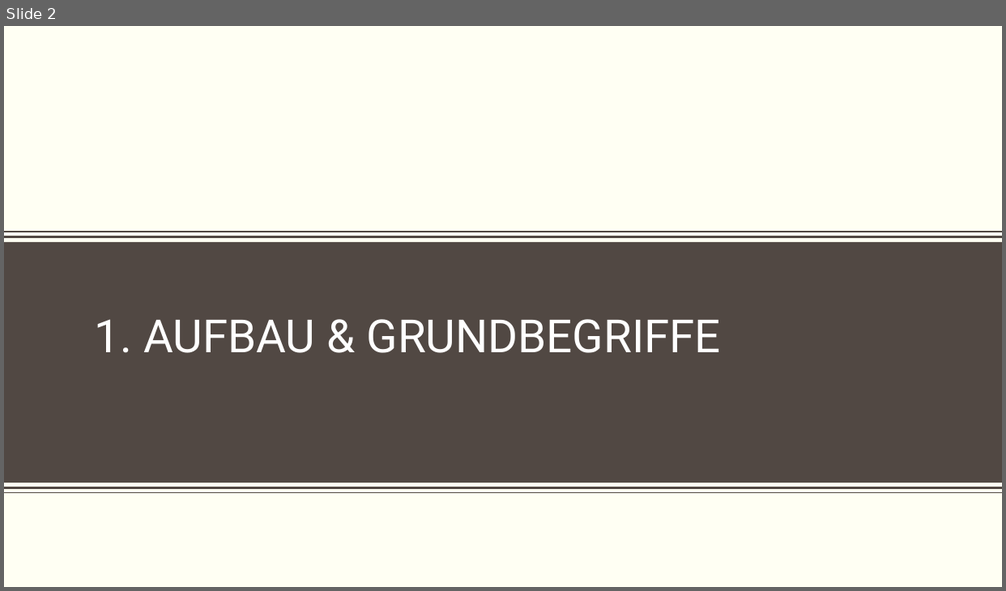
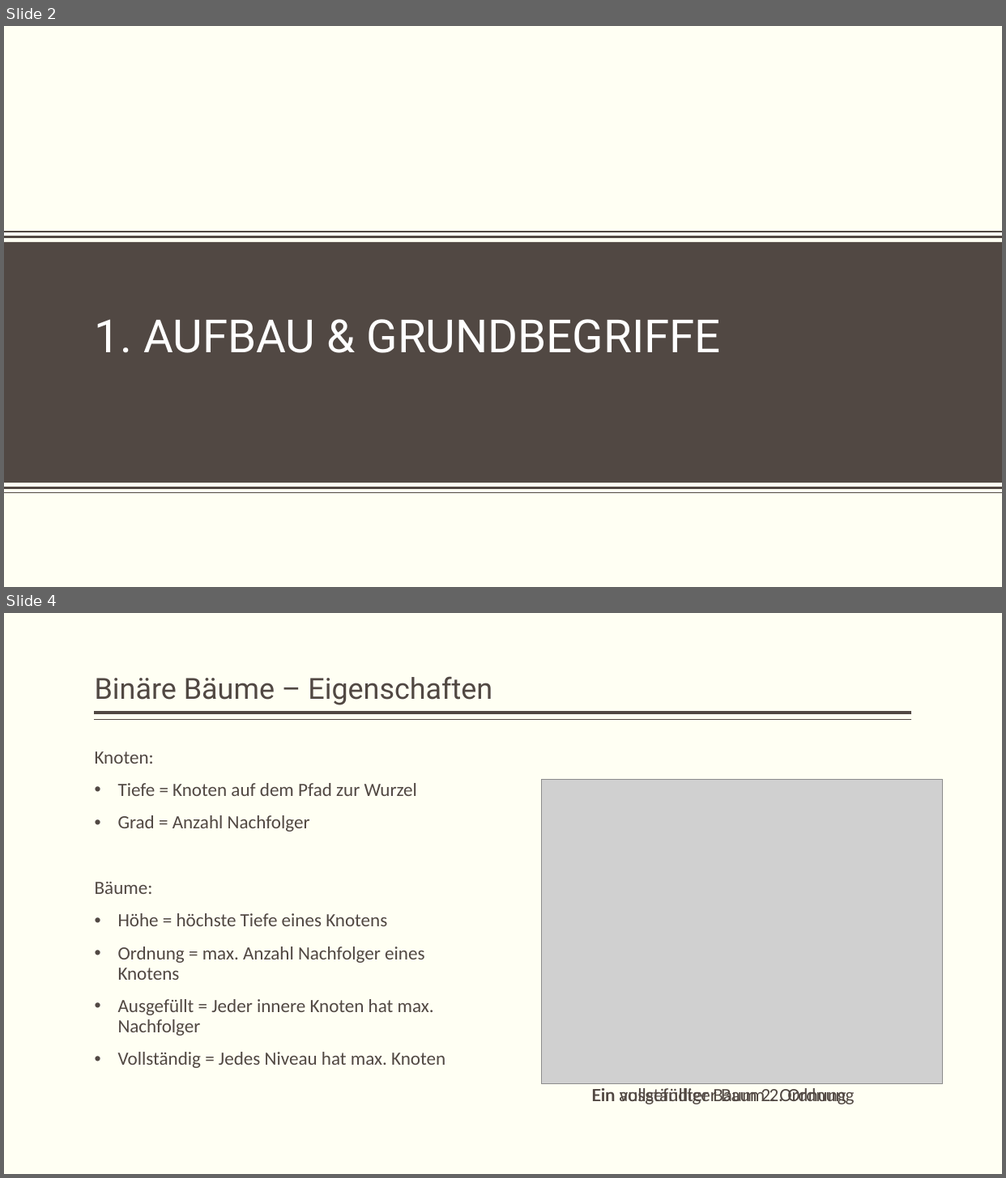
Before and after one commit to Bennet303/BinarySearchTree, a slide deck: Präsentation/BinäreSuchbäume.pptx. Shown one above the other, each under a label of ours: slide 2 before the commit, slides 2 and 4 after it; the slides between them are not shown. The pictures are 1006x591 and 1006x1178 pixels, drawn with LibreOffice and Linux fonts; fonts in the diff are those of the drawing; grey boxes stand for pictures; background and template pictures are left out. Boxes give left, top, right and bottom in pixels: in the first picture for what was removed or moved away, otherwise in the second. Text is boxed around its words. In the diff, an @@ line names an element or a change of style, - is before the commit and + after.

```diff
--- a/Präsentation/BinäreSuchbäume.pptx
+++ b/Präsentation/BinäreSuchbäume.pptx
@@ slide 4 added at (4,613,1002,1174), background #FFFFF3 @@
@@ title added at (95,676,492,705), 28 pt, text #514843 @@
+Binäre Bäume – Eigenschaften
@@ line added from (912, 713) to (95, 713), #514843 3 pt @@
@@ line added from (912, 720) to (95, 720), #514843 1 pt @@
@@ text added at (95,752,445,1068), 18 pt, text #514843 @@
+Knoten:
+• Tiefe = Knoten auf dem Pfad zur Wurzel
+• Grad = Anzahl Nachfolger
+Bäume:
+• Höhe = höchste Tiefe eines Knotens
+• Ordnung = max. Anzahl Nachfolger eines Knotens
+• Ausgefüllt = Jeder innere Knoten hat max. Nachfolger
+• Vollständig = Jedes Niveau hat max. Knoten
@@ picture added at (542,780,943,1084) @@
@@ picture added at (552,780,887,1082) @@
@@ text added at (591,1088,846,1105), 18 pt, text #514843 @@
+Ein ausgefüllter Baum 2. Ordnung
@@ text added at (620,1088,854,1105), 18 pt, text #514843 @@
+Ein vollständiger Baum 2. Ordnung
```
Also in this commit, not shown: 2 slides changed, 8 other slides added.
